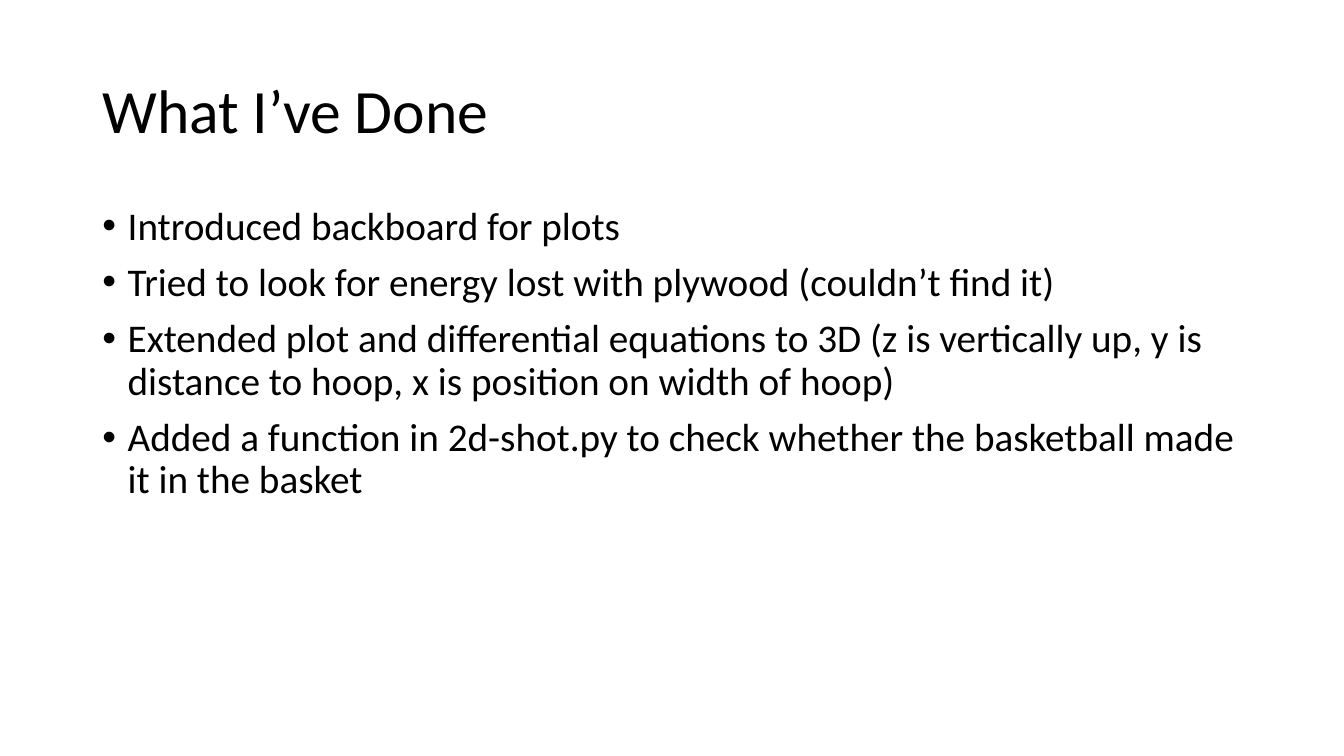
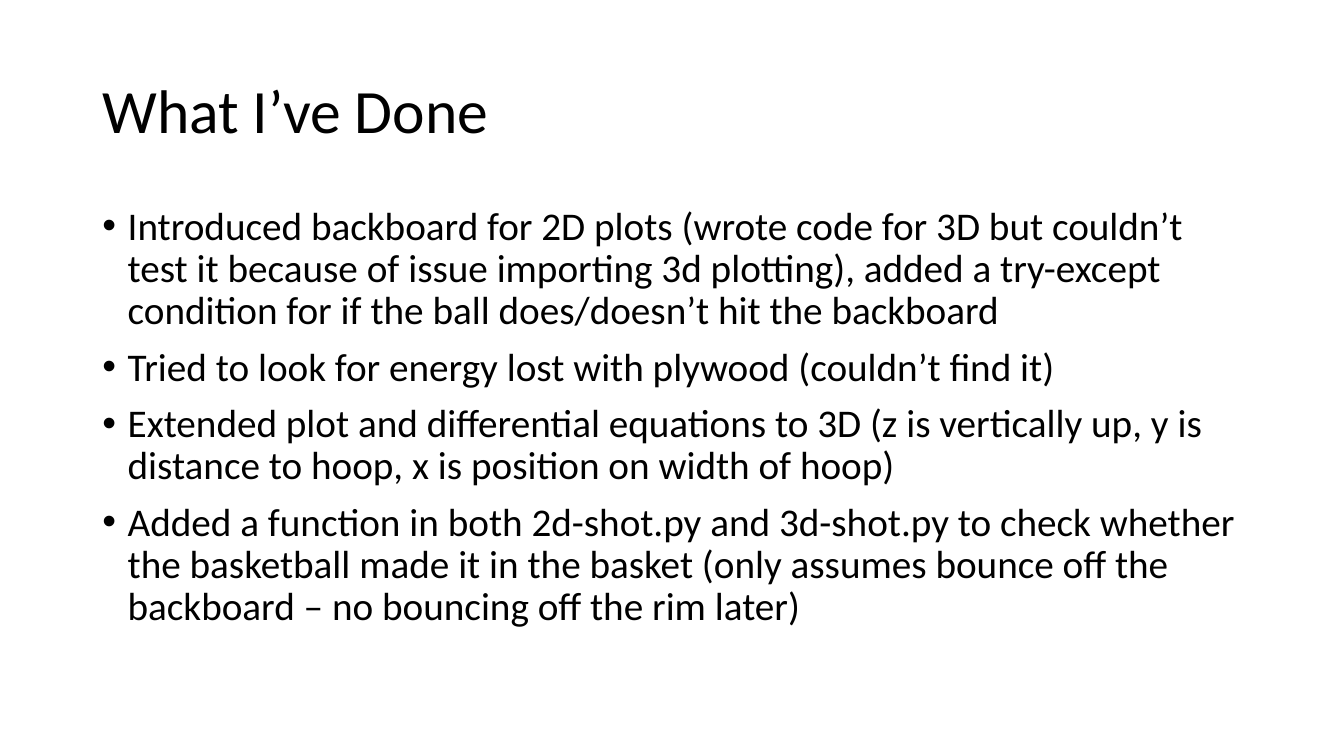
Before and after one commit to cawelch/hoop-never-misses, a slide deck: slide 2 of Weekly Presentations/Week 2.pptx. Drawn at 1344x756 pixels with LibreOffice and Linux fonts; fonts in the diff are those of the drawing. Boxes give left, top, right and bottom in pixels: in the first picture for what was removed or moved away, otherwise in the second. Text is boxed around its words. In the diff, an @@ line names an element or a change of style, - is before the commit and + after.

Commit message:
Working 2D trajectories and in_basket, worked on 3D a bit (plotting still not working)

```diff
--- a/Weekly Presentations/Week 2.pptx
+++ b/Weekly Presentations/Week 2.pptx
@@ text at [128,211,1182,326]: text changed @@
-• Introduced backboard for plots
+• Introduced backboard for 2D plots (wrote code for 3D but couldn’t test it because of issue importing 3d plotting), added a try-except condition for if the ball does/doesn’t hit the backboard
@@ text at [128,508,1235,627]: text changed @@
-• Added a function in 2d-shot.py to check whether the basketball made it in the basket
+• Added a function in both 2d-shot.py and 3d-shot.py to check whether the basketball made it in the basket (only assumes bounce off the backboard – no bouncing off the rim later)
```
Also in this commit, not shown: 6 other slides changed, 1 slide added, 1 slide removed, 2 other files.
